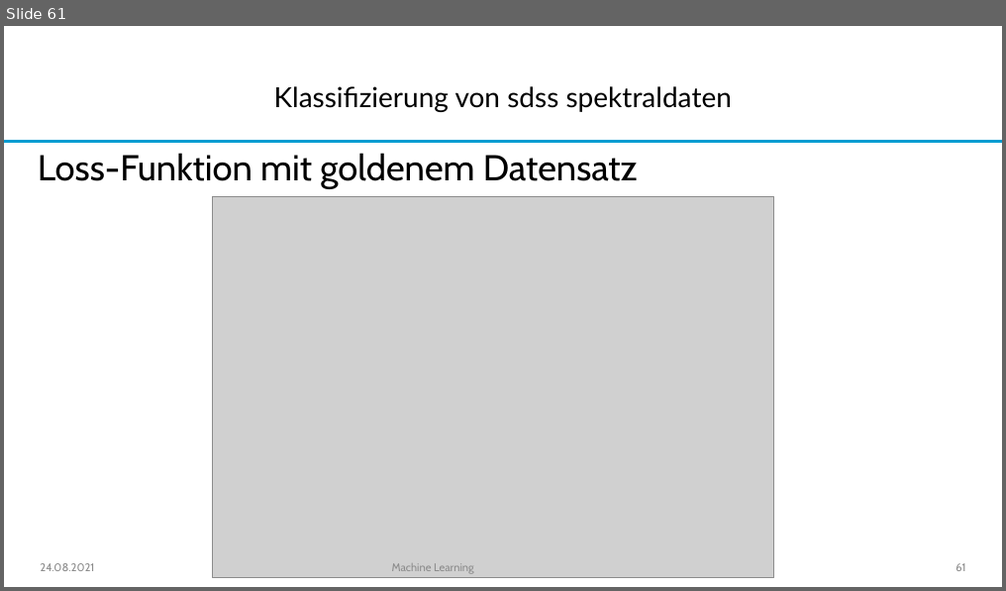
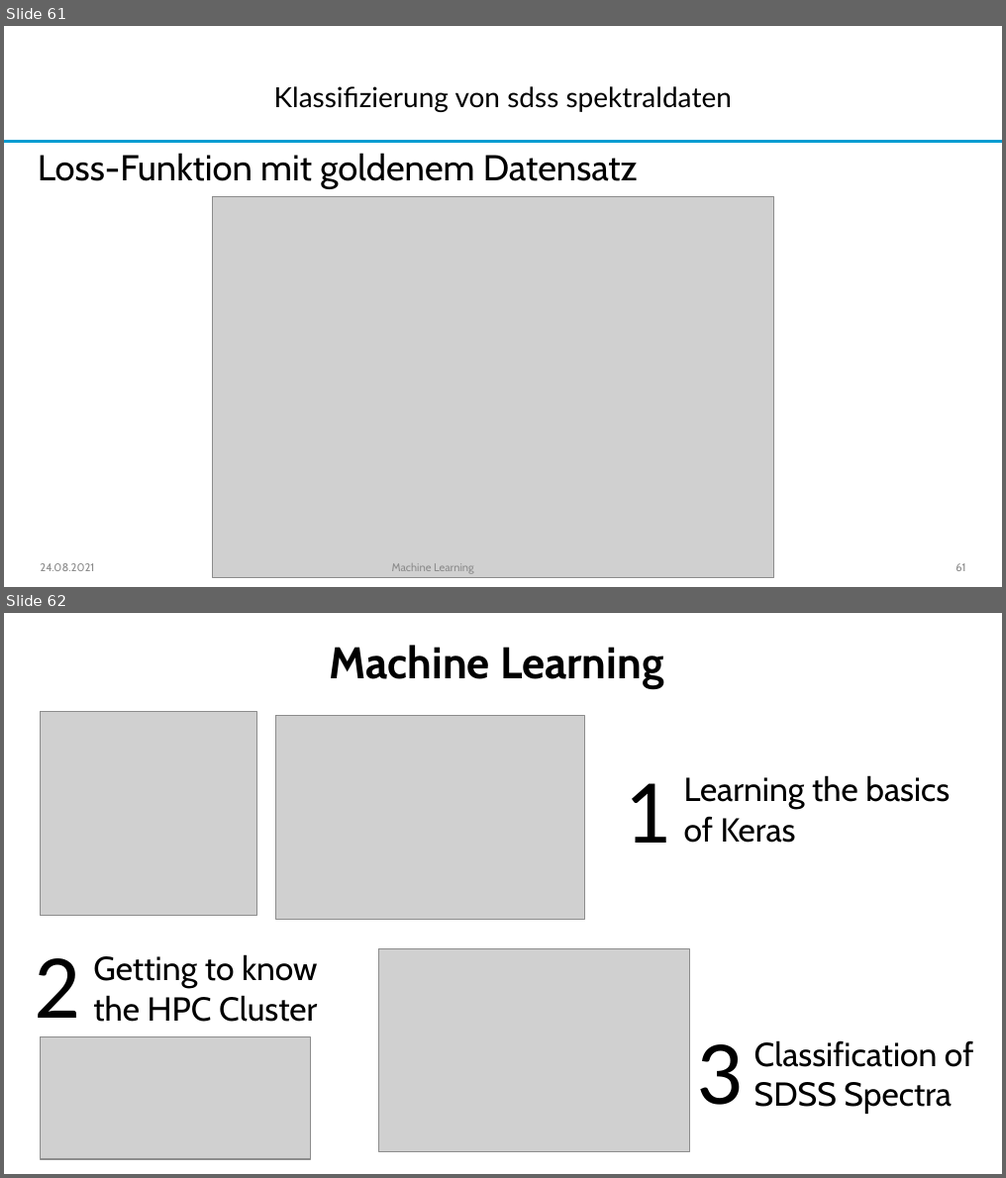
Before and after one commit to joshuaroschlaub/Keras_Einfuehrung, a slide deck: MachineLearning.pptx. Shown one above the other, each under a label of ours: slide 61 before the commit, slides 61 and 62 after it. The pictures are 1006x591 and 1006x1178 pixels, drawn with LibreOffice and Linux fonts; fonts in the diff are those of the drawing; grey boxes stand for pictures; background and template pictures are left out. Boxes give left, top, right and bottom in pixels: in the first picture for what was removed or moved away, otherwise in the second. Text is boxed around its words. In the diff, an @@ line names an element or a change of style, - is before the commit and + after.

```diff
--- a/MachineLearning.pptx
+++ b/MachineLearning.pptx
@@ slide 62 added at [4,613,1002,1174], background #FFFFFF @@
@@ text added at [329,645,664,688], 32 pt, text #000000, bold @@
+Machine Learning
@@ picture added at [40,712,256,915] @@
@@ picture added at [275,716,585,919] @@
@@ text added at [624,783,670,843], 66 pt, text #000000 @@
+1
@@ text added at [684,775,949,843], 24 pt, text #000000 @@
+Learning the basics of Keras
@@ text added at [35,959,81,1041], 66 pt, text #000000 @@
+2
@@ text added at [93,955,318,1022], 24 pt, text #000000 @@
+Getting to know the HPC Cluster
@@ picture added at [379,950,689,1153] @@
@@ picture added at [40,1037,310,1159] @@
@@ text added at [696,1045,743,1105], 66 pt, text #000000 @@
+3
@@ text added at [754,1041,973,1114], 24 pt, text #000000 @@
+Classification of SDSS Spectra
@@ text added at [40,1150,94,1162], 8 pt, text #8C8C8C @@
+24.08.2021
```
Also in this commit, not shown: 3 slides changed, 4 other files.
